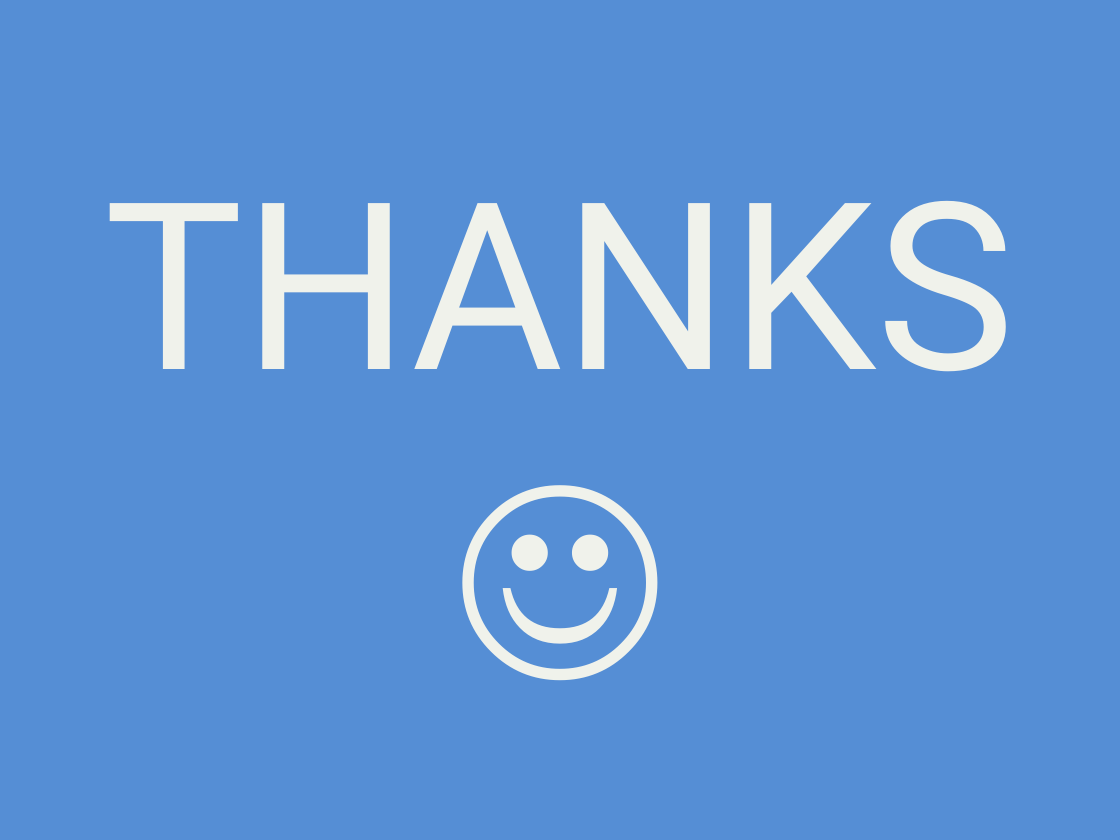
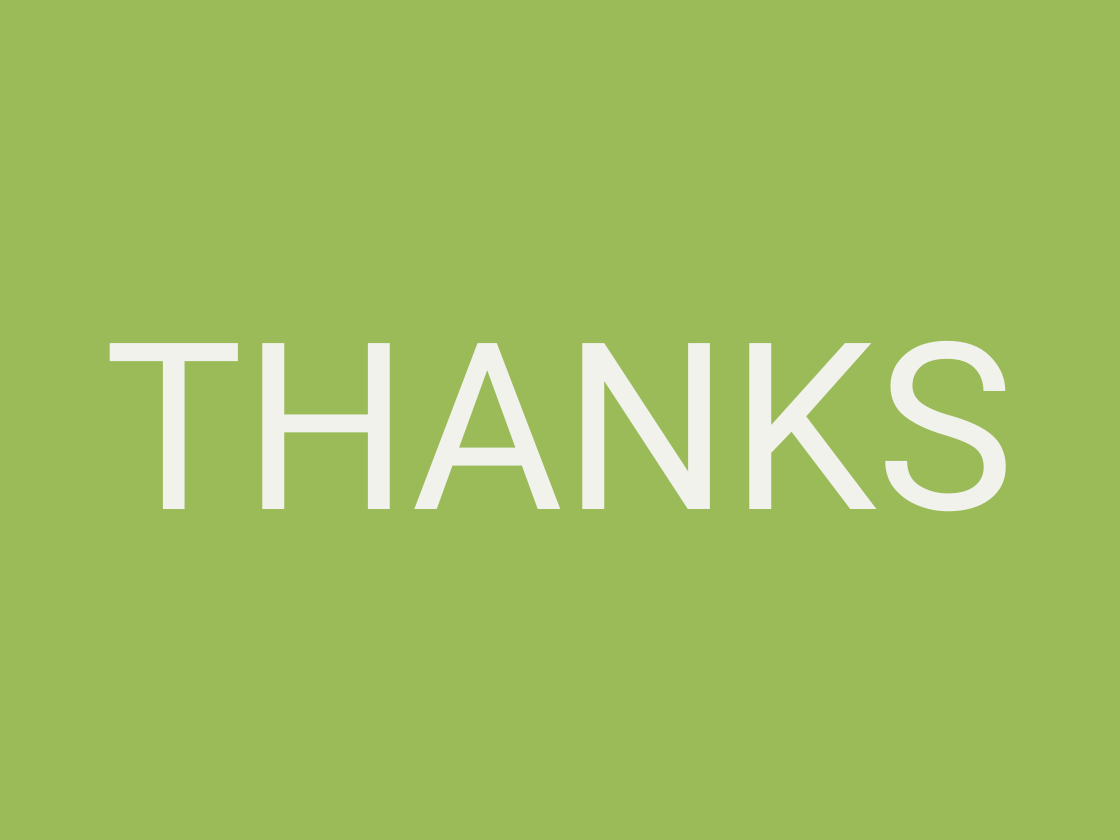
Before and after one commit to alani/Talks, a slide deck: slide 34 of SignalR-Intro/SignalRIntro.pptx (slide 32 before the commit). Drawn at 1120x840 pixels with LibreOffice and Linux fonts; fonts in the diff are those of the drawing. Boxes give left, top, right and bottom in pixels: in the first picture for what was removed or moved away, otherwise in the second. Text is boxed around its words. In the diff, an @@ line names an element or a change of style, - is before the commit and + after.

```diff
--- a/SignalR-Intro/SignalRIntro.pptx
+++ b/SignalR-Intro/SignalRIntro.pptx
@@ background #558ED5 to #9BBB59 @@
@@ title at bbox=[104, 341, 1015, 511]: text changed @@
-THANKS ☺
+THANKS
```
Also in this commit, not shown: 9 other slides changed, 6 slides added, 5 slides removed, 3 other files.
